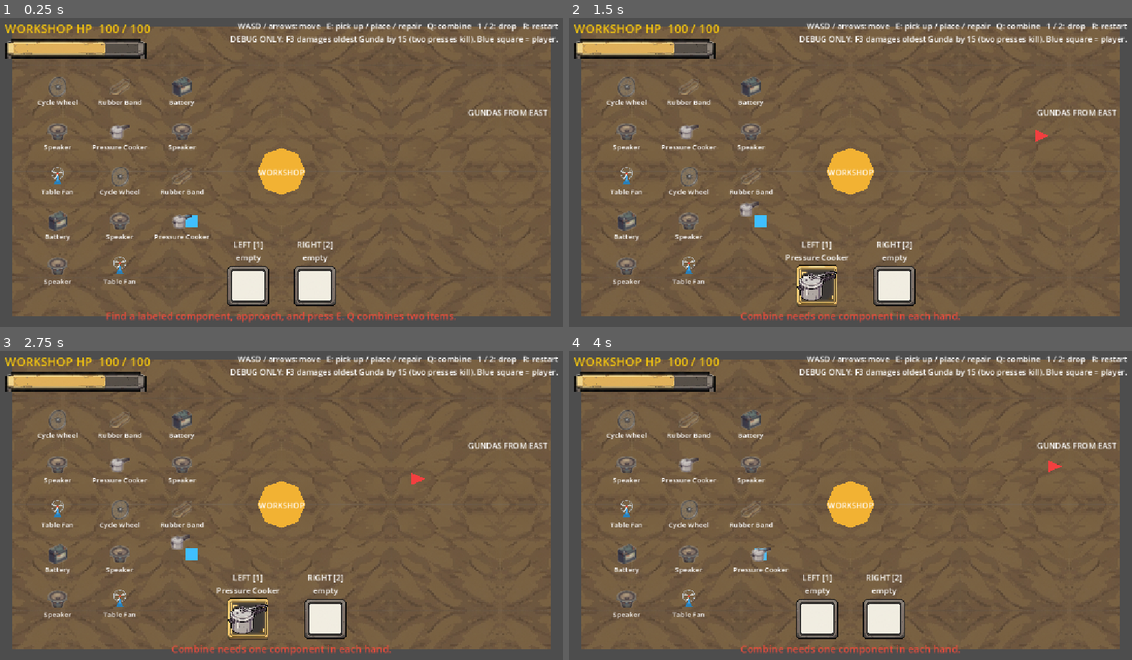
Above: before the commit, frames 1-4 (two rows, left to right).
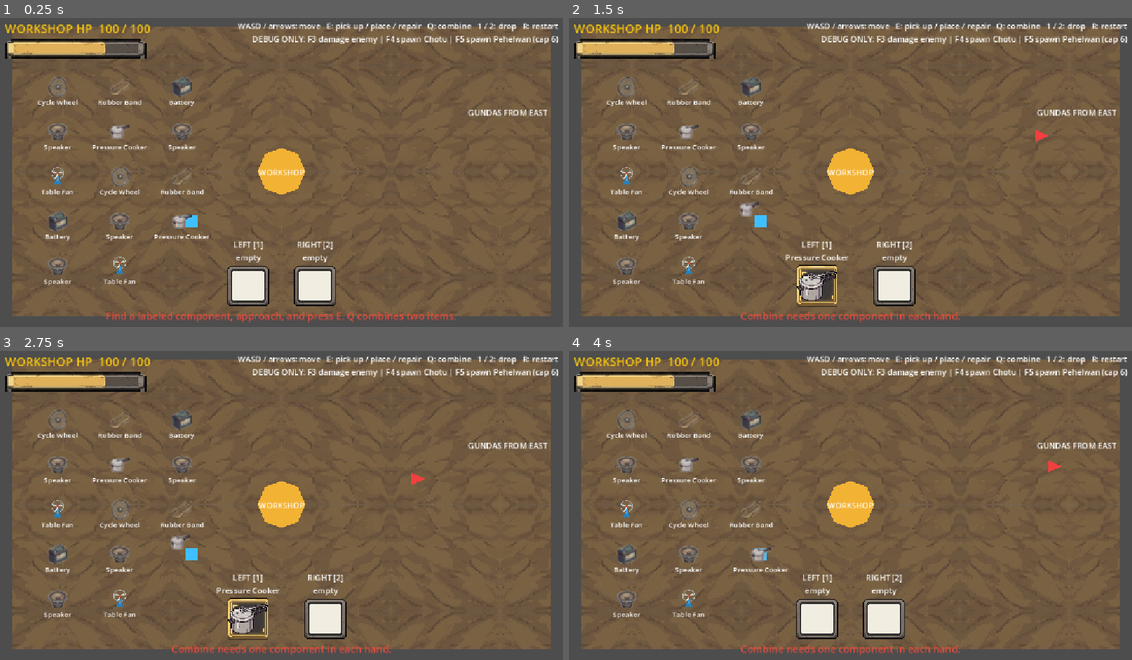
Above: after the commit, the same moments.

Repository: 12somyasahu/defence-jugaad
Game: Godot game, scene res://main.tscn
Two runs of this game, one before a commit and one after it. Both use one fixed random seed, a clock stepped at 60 frames per second and the inputs below.
Inputs (mouse positions are in pixels of both pictures, inside the frame that each line leads up to):
- Up to frame 1 (0.25 s): no input
- Up to frame 2 (1.5 s): tap E (interact) at 0.5 s; move the mouse to (974, 153) at 0.52 s; hold 2 (drop_right) 0.53-1.25 s; hold Q (combine) 0.53-1.25 s; click (974, 153) at 0.67 s; tap Enter (ui_accept) at 0.77, 1.07 s; drag from (737, 187) to (822, 237) at 1.27 s
- Up to frame 3 (2.75 s): tap Enter (ui_accept) at 2 s; move the mouse to (337, 434) at 2.02 s; hold 2 (drop_right) from 2.03 s (still down); hold E (interact) from 2.03 s (still down); click (337, 434) at 2.17 s; tap Q (combine) at 2.3 s
- Up to frame 4 (4 s): release 2 (drop_right) at 2.75 s; release E (interact) at 2.75 s; tap R (restart) at 2.75 s; drag from (822, 570) to (675, 456) at 2.77 s; tap E (interact) at 3.5 s; move the mouse to (1025, 551) at 3.52 s; hold 1 (drop_left) from 3.53 s (still down); hold Q (combine) from 3.53 s (still down); click (1025, 551) at 3.67 s; tap Enter (ui_accept) at 3.77 s

The runs differ from the first frame. In frame 1, 0.8% of the frame differs, in the area x 40-100%, y 5-9%; in frame 2, 0.8%; in frame 3, 0.8%; in frame 4, 0.8%.

Commit message:
feat: add M4A weapon and enemy variety

Diff:
--- a/components/recipes.gd
+++ b/components/recipes.gd
@@ -1,11 +1,17 @@
 class_name JugaadRecipes
 extends RefCounted
 
-# Sorted pair keys keep lookup unordered; only the three M2 recipes are enabled.
+# Sorted pair keys keep lookup unordered. Nine M4A recipes are enabled.
 const RECIPES: Dictionary = {
 	"1:5": 0, # Cycle Wheel + Rubber Band -> Chakri Gun
 	"0:3": 1, # Battery + Speaker -> Dhamaal Box
 	"2:3": 2, # Pressure Cooker + Speaker -> Pressure Horn
+	"0:1": 3, # Battery + Cycle Wheel -> Bijli Chakri
+	"0:4": 4, # Battery + Table Fan -> Turbo Pankha
+	"0:5": 5, # Battery + Rubber Band -> Jhatka Sling
+	"1:2": 6, # Cycle Wheel + Pressure Cooker -> Pressure Chakra
+	"2:4": 7, # Pressure Cooker + Table Fan -> Cooker Cannon
+	"3:4": 8, # Speaker + Table Fan -> Aandhi DJ
 }
 
 static func resolve(first: int, second: int) -> int:
--- a/core/gunda_spawner.gd
+++ b/core/gunda_spawner.gd
@@ -2,6 +2,7 @@
 extends Node2D
 
 const GUNDA: PackedScene = preload("res://enemies/gunda.tscn")
+const DEBUG_VARIANTS: Array[PackedScene] = [preload("res://enemies/chotu.tscn"), preload("res://enemies/pehelwan.tscn")]
 @export_range(0.2, 30.0) var spawn_interval: float = 3.0
 @export_range(1, 30) var maximum_enemies: int = 6
 var workshop: Workshop
@@ -16,15 +17,27 @@
 	_remaining -= delta
 	if _remaining <= 0.0:
 		_remaining = spawn_interval
-		var count: int = 0
-		for child in enemies.get_children():
-			var existing: Gunda = child as Gunda
-			if existing != null and existing.current_hp > 0:
-				count += 1
-		if count < maximum_enemies:
-			var enemy: Gunda = GUNDA.instantiate()
-			enemy.workshop = workshop
-			enemies.add_child(enemy)
-			# Three deterministic entry positions, all on the east side.
-			enemy.global_position = global_position + Vector2(0, (_spawn_index % 3 - 1) * 80)
-			_spawn_index += 1
+		_spawn(GUNDA)
+
+func debug_spawn_variant(index: int) -> Gunda:
+	if not OS.is_debug_build() or index < 0 or index >= DEBUG_VARIANTS.size():
+		return null
+	return _spawn(DEBUG_VARIANTS[index])
+
+func _spawn(scene: PackedScene) -> Gunda:
+	if not active or not is_instance_valid(workshop) or workshop.current_hp <= 0 or not is_instance_valid(enemies):
+		return null
+	var count: int = 0
+	for child in enemies.get_children():
+		var existing: Gunda = child as Gunda
+		if existing != null and existing.current_hp > 0:
+			count += 1
+	if count >= maximum_enemies:
+		return null
+	var enemy: Gunda = scene.instantiate()
+	enemy.workshop = workshop
+	enemies.add_child(enemy)
+	# Three deterministic entry positions, all on the east side, including debug variants.
+	enemy.global_position = global_position + Vector2(0, (_spawn_index % 3 - 1) * 80)
+	_spawn_index += 1
+	return enemy
--- a/core/jugaad_loop.gd
+++ b/core/jugaad_loop.gd
@@ -177,7 +177,7 @@
 		return
 	var recipe: int = JugaadRecipes.resolve(left_hand.component_type, right_hand.component_type)
 	if recipe < 0:
-		_show_feedback("Recipe not implemented in M2. Both components kept.")
+		_show_feedback("Recipe not implemented yet. Both components kept.")
 		return
 	left_hand.queue_free()
 	right_hand.queue_free()
--- a/core/prototype.gd
+++ b/core/prototype.gd
@@ -27,6 +27,7 @@
 	workshop.health_changed.connect(_on_health_changed)
 	workshop.destroyed.connect(_on_destroyed)
 	_on_health_changed(workshop.current_hp, workshop.maximum_hp)
+	$PrototypeOverlay/DebugHint.text = "DEBUG ONLY: F3 damage enemy | F4 spawn Chotu | F5 spawn Pehelwan (cap 6)"
 	if not OS.is_debug_build():
 		$PrototypeOverlay/DebugHint.hide()
 
@@ -60,6 +61,10 @@
 		get_tree().reload_current_scene()
 	elif OS.is_debug_build() and event.is_action_pressed("debug_damage_gunda") and not event.is_echo():
 		debug_damage_gunda()
+	elif OS.is_debug_build() and not is_defeated and event is InputEventKey and event.pressed and not event.echo:
+		if event.physical_keycode in [KEY_F4, KEY_F5]:
+			var enemy: Gunda = spawner.debug_spawn_variant(0 if event.physical_keycode == KEY_F4 else 1)
+			_on_feedback("DEBUG: spawned " + enemy.name if enemy != null else "DEBUG: enemy cap reached.")
 
 func debug_damage_gunda() -> void:
 	# Temporary M1 test control; deliberately unrelated to player position/combat.
--- /dev/null
+++ b/enemies/chotu.tscn
@@ -0,0 +1,21 @@
+[gd_scene load_steps=2 format=3]
+[ext_resource type="PackedScene" path="res://enemies/gunda.tscn" id="1"]
+
+[node name="Chotu" instance=ExtResource("1")]
+movement_speed = 160.0
+maximum_hp = 15
+attack_damage = 3
+attack_cooldown = 0.8
+
+[node name="Placeholder" parent="." index="1"]
+polygon = PackedVector2Array(-10, -9, 15, 0, -10, 9, -3, 0)
+color = Color(1, 0.75, 0.15, 1)
+
+[node name="Name" type="Label" parent="."]
+offset_left = -35.0
+offset_top = 16.0
+offset_right = 35.0
+theme_override_font_sizes/font_size = 12
+text = "CHOTU"
+horizontal_alignment = 1
+mouse_filter = 2
--- a/enemies/gunda.gd
+++ b/enemies/gunda.gd
@@ -9,6 +9,7 @@
 @export_range(1, 100) var attack_damage: int = 5
 @export_range(0.1, 10.0) var attack_cooldown: float = 1.0
 @export_range(63.0, 100.0) var attack_distance: float = 66.0
+@export_range(0.0, 1.0) var knockback_multiplier: float = 1.0
 var current_hp: int = 0
 var workshop: Workshop
 var active: bool = true
@@ -48,4 +49,4 @@
 
 func apply_knockback(impulse: Vector2) -> void:
 	if active and current_hp > 0:
-		_knockback = impulse.limit_length(300.0)
+		_knockback = impulse.limit_length(300.0) * knockback_multiplier
--- /dev/null
+++ b/enemies/pehelwan.tscn
@@ -0,0 +1,22 @@
+[gd_scene load_steps=2 format=3]
+[ext_resource type="PackedScene" path="res://enemies/gunda.tscn" id="1"]
+
+[node name="Pehelwan" instance=ExtResource("1")]
+movement_speed = 48.0
+maximum_hp = 150
+attack_damage = 10
+attack_cooldown = 1.4
+knockback_multiplier = 0.45
+
+[node name="Placeholder" parent="." index="1"]
+polygon = PackedVector2Array(-18, -17, 12, -17, 20, 0, 12, 17, -18, 17)
+color = Color(0.7, 0.35, 0.85, 1)
+
+[node name="Name" type="Label" parent="."]
+offset_left = -40.0
+offset_top = 20.0
+offset_right = 40.0
+theme_override_font_sizes/font_size = 12
+text = "PEHELWAN"
+horizontal_alignment = 1
+mouse_filter = 2
--- /dev/null
+++ b/weapons/cannon_shell.gd
@@ -0,0 +1,39 @@
+extends Node2D
+
+signal exploded(at: Vector2, radius: float)
+
+var target_position: Vector2
+var enemies: Node2D
+var damage: int = 42
+var speed: float = 240.0
+var blast_radius: float = 75.0
+var _detonated: bool = false
+var _flash_remaining: float = 0.18
+
+func _physics_process(delta: float) -> void:
+	if _detonated:
+		_flash_remaining -= delta
+		queue_redraw()
+		if _flash_remaining <= 0.0:
+			queue_free()
+		return
+	global_position = global_position.move_toward(target_position, speed * delta)
+	queue_redraw()
+	if global_position.distance_squared_to(target_position) > 0.01:
+		return
+	_detonated = true
+	if is_instance_valid(enemies):
+		for child in enemies.get_children():
+			var enemy: Gunda = child as Gunda
+			if enemy != null and enemy.active and enemy.current_hp > 0 and global_position.distance_to(enemy.global_position) <= blast_radius:
+				enemy.receive_damage(damage)
+	exploded.emit(global_position, blast_radius)
+	queue_redraw()
+
+func _draw() -> void:
+	if _detonated:
+		draw_arc(Vector2.ZERO, blast_radius * (1.0 - _flash_remaining / 0.18), 0, TAU, 32, Color.ORANGE, 4)
+	else:
+		draw_circle(Vector2.ZERO, 7, Color.ORANGE)
+		# Fixed landing marker makes the delayed, dodgeable blast readable.
+		draw_arc(to_local(target_position), blast_radius, 0, TAU, 32, Color(1, 0.65, 0, 0.4), 1)
--- a/weapons/jugaad_weapon.gd
+++ b/weapons/jugaad_weapon.gd
@@ -9,17 +9,23 @@
 signal repaired
 signal picked_up
 
-enum Kind { CHAKRI_GUN, DHAMAAL_BOX, PRESSURE_HORN }
-const NAMES: Array[String] = ["Chakri Gun", "Dhamaal Box", "Pressure Horn"]
-const SOURCE_PAIRS: Array = [[1, 5], [0, 3], [2, 3]]
+enum Kind { CHAKRI_GUN, DHAMAAL_BOX, PRESSURE_HORN, BIJLI_CHAKRI, TURBO_PANKHA, JHATKA_SLING, PRESSURE_CHAKRA, COOKER_CANNON, AANDHI_DJ }
+const NAMES: Array[String] = ["Chakri Gun", "Dhamaal Box", "Pressure Horn", "Bijli Chakri", "Turbo Pankha", "Jhatka Sling", "Pressure Chakra", "Cooker Cannon", "Aandhi DJ"]
+const SOURCE_PAIRS: Array = [[1, 5], [0, 3], [2, 3], [0, 1], [0, 4], [0, 5], [1, 2], [2, 4], [3, 4]]
 const COMPONENT: PackedScene = preload("res://components/junk_component.tscn")
 const PROJECTILE = preload("res://weapons/scrap_projectile.gd")
-const INSTABILITY_PER_ATTACK: Array[float] = [2.0, 20.0, 12.5]
+const CANNON_SHELL = preload("res://weapons/cannon_shell.gd")
+# Indexed by Kind; keep existing IDs/stats stable when adding content.
+const RANGES: Array[float] = [260.0, 140.0, 190.0, 95.0, 170.0, 380.0, 85.0, 330.0, 150.0]
+const COOLDOWNS: Array[float] = [0.35, 1.2, 1.5, 0.45, 0.65, 2.4, 0.2, 2.8, 0.3]
+const DAMAGE: Array[int] = [10, 12, 3, 6, 4, 60, 5, 42, 2]
+const INSTABILITY_PER_ATTACK: Array[float] = [2.0, 20.0, 12.5, 6.0, 7.0, 12.0, 5.0, 22.0, 5.0]
 # Presentation only, indexed by Kind. Dhamaal Box has no production PNG yet; its SVG placeholder is kept.
 const TEXTURES: Array[Texture2D] = [
 	preload("res://assets/jugaads/chakri_gun.png"),
 	preload("res://assets/weapons/dhamaal_box.svg"),
 	preload("res://assets/jugaads/pressure_horn.png"),
+	null, null, null, null, null, null, # Source-component fallback until production art arrives.
 ]
 const SPRITE_SIZE: float = 60.0
 
@@ -40,8 +46,8 @@
 var _flash: float = 0.0
 
 func _ready() -> void:
-	attack_range = [260.0, 140.0, 190.0][kind]
-	attack_cooldown = [0.35, 1.2, 1.5][kind]
+	attack_range = RANGES[kind]
+	attack_cooldown = COOLDOWNS[kind]
 	$Name.text = NAMES[kind]
 	var sprite: Sprite2D = $Sprite
 	sprite.texture = TEXTURES[kind]
@@ -120,7 +126,7 @@
 		var offset: Vector2 = enemy.global_position - global_position
 		if offset.length() > attack_range:
 			continue
-		if kind == Kind.PRESSURE_HORN and offset.normalized().dot(facing) < 0.7071:
+		if kind in [Kind.PRESSURE_HORN, Kind.TURBO_PANKHA] and offset.normalized().dot(facing) < 0.7071:
 			continue
 		targets.append(enemy)
 		if offset.length_squared() < nearest_distance:
@@ -131,22 +137,35 @@
 	_remaining = attack_cooldown
 	_flash = 0.22
 	match kind:
-		Kind.CHAKRI_GUN:
+		Kind.CHAKRI_GUN, Kind.JHATKA_SLING:
 			facing = (nearest.global_position - global_position).normalized()
 			if facing.is_zero_approx():
 				facing = Vector2.RIGHT
 			var scrap: ScrapProjectile = PROJECTILE.new()
+			scrap.damage = DAMAGE[kind]
+			if kind == Kind.JHATKA_SLING:
+				scrap.projectile_color = Color.CYAN
+				scrap.projectile_size = Vector2(18, 8)
 			scrap.direction = facing
 			scrap.remaining_distance = attack_range + 25.0
 			projectiles.add_child(scrap)
 			scrap.global_position = global_position
-		Kind.DHAMAAL_BOX:
+		Kind.DHAMAAL_BOX, Kind.BIJLI_CHAKRI, Kind.PRESSURE_CHAKRA:
 			for enemy in targets:
-				enemy.receive_damage(12)
-		Kind.PRESSURE_HORN:
+				enemy.receive_damage(DAMAGE[kind])
+		Kind.PRESSURE_HORN, Kind.TURBO_PANKHA, Kind.AANDHI_DJ:
+			var push: float = 300.0 if kind == Kind.PRESSURE_HORN else (120.0 if kind == Kind.TURBO_PANKHA else 70.0)
 			for enemy in targets:
-				enemy.receive_damage(3)
-				enemy.apply_knockback((enemy.global_position - global_position).normalized() * 300.0)
+				enemy.receive_damage(DAMAGE[kind])
+				var away: Vector2 = (enemy.global_position - global_position).normalized()
+				enemy.apply_knockback((facing if away.is_zero_approx() else away) * push)
+		Kind.COOKER_CANNON:
+			var shell = CANNON_SHELL.new()
+			shell.target_position = nearest.global_position
+			shell.enemies = enemies
+			shell.damage = DAMAGE[kind]
+			projectiles.add_child(shell)
+			shell.global_position = global_position
 	fired.emit()
 	_add_instability()
 
@@ -157,14 +176,25 @@
 		draw_line(Vector2(-18, 12), Vector2(18, -12), Color.WHITE, 2)
 	else:
 		sprite.flip_h = facing.x < 0.0
-	if kind != Kind.DHAMAAL_BOX:
+	if kind in [Kind.CHAKRI_GUN, Kind.PRESSURE_HORN, Kind.TURBO_PANKHA, Kind.JHATKA_SLING, Kind.COOKER_CANNON]:
 		draw_line(Vector2.ZERO, facing * 38, Color.WHITE, 3)
 	if _flash > 0 and is_placed:
 		var radius: float = attack_range * (1.0 - _flash / 0.22)
 		if kind == Kind.DHAMAAL_BOX:
 			draw_arc(Vector2.ZERO, radius, 0, TAU, 48, Color.MEDIUM_PURPLE, 4)
-		elif kind == Kind.PRESSURE_HORN:
+		elif kind in [Kind.BIJLI_CHAKRI, Kind.PRESSURE_CHAKRA, Kind.AANDHI_DJ]:
+			var color: Color = Color.CYAN if kind == Kind.BIJLI_CHAKRI else (Color.ORANGE if kind == Kind.PRESSURE_CHAKRA else Color.LIGHT_SKY_BLUE)
+			# Short rotating spokes vs sustained wind rings; source components stay visible.
+			if kind == Kind.AANDHI_DJ:
+				draw_arc(Vector2.ZERO, radius, 0, TAU, 32, color, 2)
+				draw_arc(Vector2.ZERO, radius * 0.65, 0, TAU, 32, color, 1)
+			else:
+				for i in 8:
+					var ray: Vector2 = Vector2.from_angle(i * TAU / 8 + radius * 0.04)
+					draw_line(ray * 28, ray * attack_range, color, 2)
+		elif kind in [Kind.PRESSURE_HORN, Kind.TURBO_PANKHA]:
 			var angle: float = facing.angle()
-			draw_arc(Vector2.ZERO, radius, angle - PI / 4, angle + PI / 4, 24, Color.CORAL, 5)
-			draw_line(Vector2.ZERO, facing.rotated(-PI / 4) * radius, Color.CORAL, 2)
-			draw_line(Vector2.ZERO, facing.rotated(PI / 4) * radius, Color.CORAL, 2)
+			var color: Color = Color.CORAL if kind == Kind.PRESSURE_HORN else Color.CYAN
+			draw_arc(Vector2.ZERO, radius, angle - PI / 4, angle + PI / 4, 24, color, 5 if kind == Kind.PRESSURE_HORN else 2)
+			draw_line(Vector2.ZERO, facing.rotated(-PI / 4) * radius, color, 2)
+			draw_line(Vector2.ZERO, facing.rotated(PI / 4) * radius, color, 2)
--- a/weapons/scrap_projectile.gd
+++ b/weapons/scrap_projectile.gd
@@ -5,6 +5,8 @@
 var damage: int = 10
 var speed: float = 520.0
 var remaining_distance: float = 300.0
+var projectile_color: Color = Color.LIME_GREEN
+var projectile_size: Vector2 = Vector2(10, 6)
 
 func _physics_process(delta: float) -> void:
 	var travel: float = minf(speed * delta, remaining_distance)
@@ -25,4 +27,4 @@
 		queue_free()
 
 func _draw() -> void:
-	draw_rect(Rect2(-5, -3, 10, 6), Color.LIME_GREEN)
+	draw_rect(Rect2(-projectile_size * 0.5, projectile_size), projectile_color)
Not shown, added: weapons/cannon_shell.gd.uid
